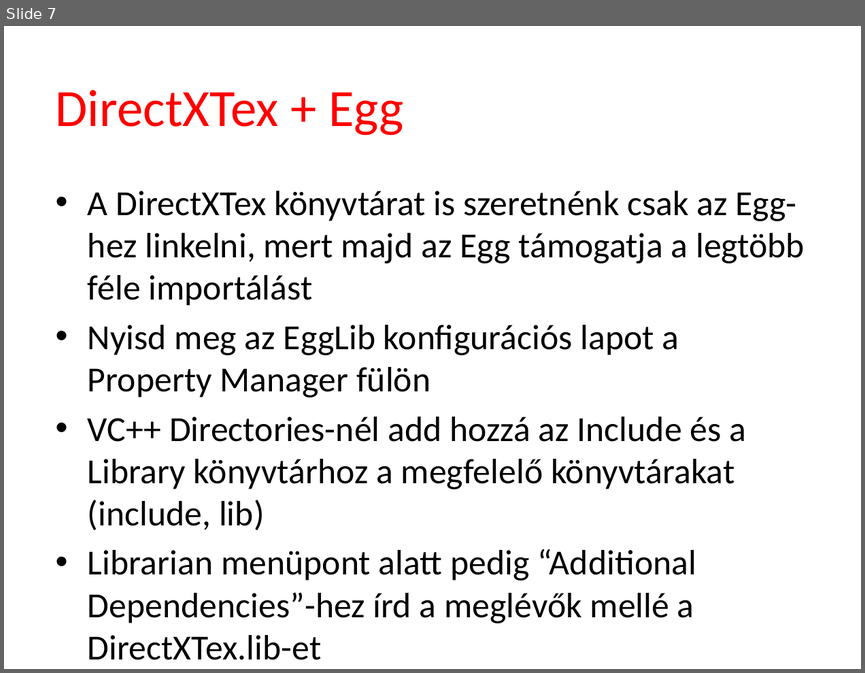
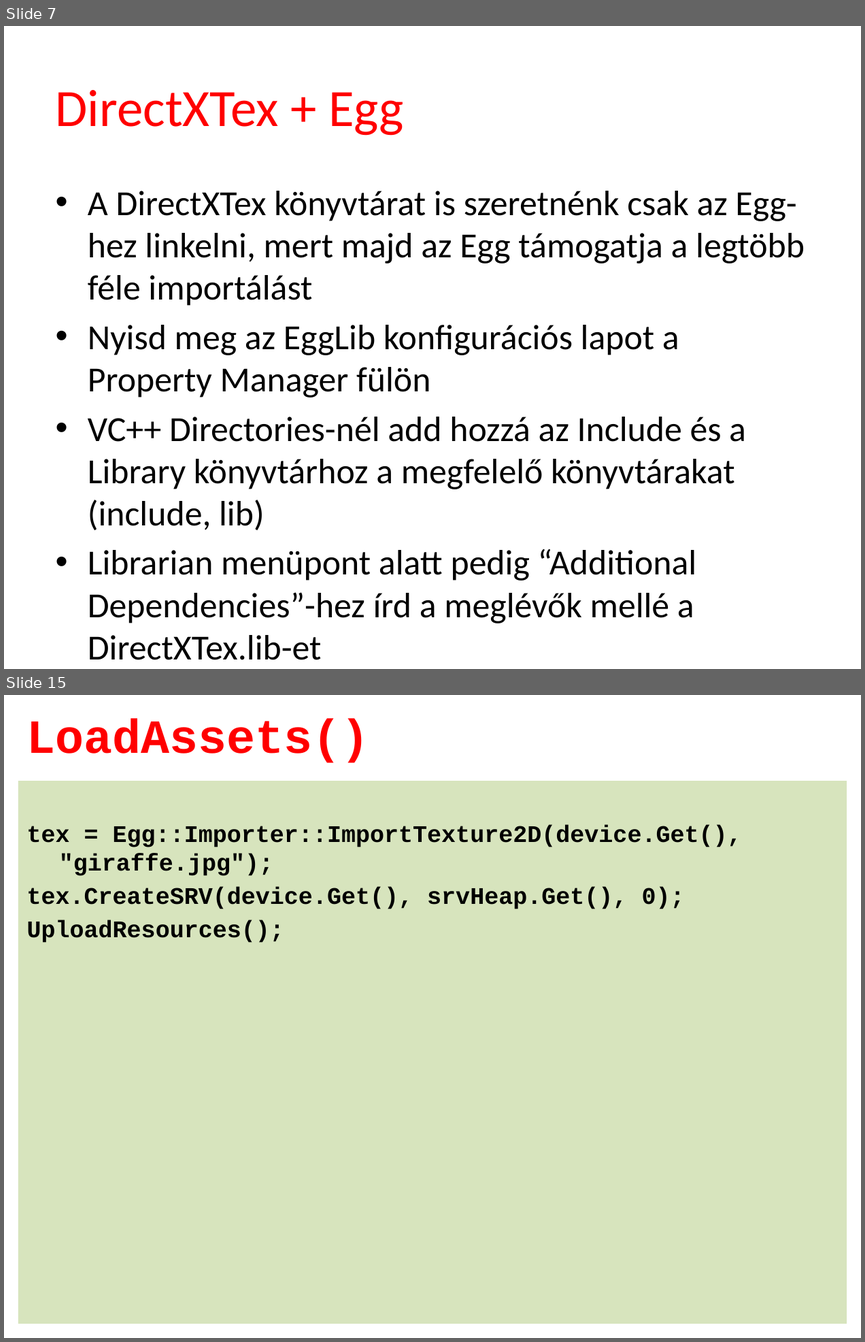
Before and after one commit to tyekx/dx12, a slide deck: Slides/ggl004-Textures.pptx. Shown one above the other, each under a label of ours: slide 7 before the commit, slides 7 and 15 after it; the slides between them are not shown. The pictures are 865x673 and 865x1342 pixels, drawn with LibreOffice and Linux fonts; fonts in the diff are those of the drawing; background and template pictures are left out. Boxes give left, top, right and bottom in pixels: in the first picture for what was removed or moved away, otherwise in the second. Text is boxed around its words. In the diff, an @@ line names an element or a change of style, - is before the commit and + after.

```diff
--- a/Slides/ggl004-Textures.pptx
+++ b/Slides/ggl004-Textures.pptx
@@ slide 15 added at [4,695,861,1338], background #FFFFFF @@
@@ title added at [27,719,370,763], 40 pt, text #FF0000, bold @@
+LoadAssets()
@@ text added at [18,781,847,1323], fill #D7E4BD, 20 pt, text #000000, bold @@
+tex = Egg::Importer::ImportTexture2D(device.Get(), "giraffe.jpg");
+tex.CreateSRV(device.Get(), srvHeap.Get(), 0);
+UploadResources();
```
Also in this commit, not shown: 8 other slides added, 9 other files.
